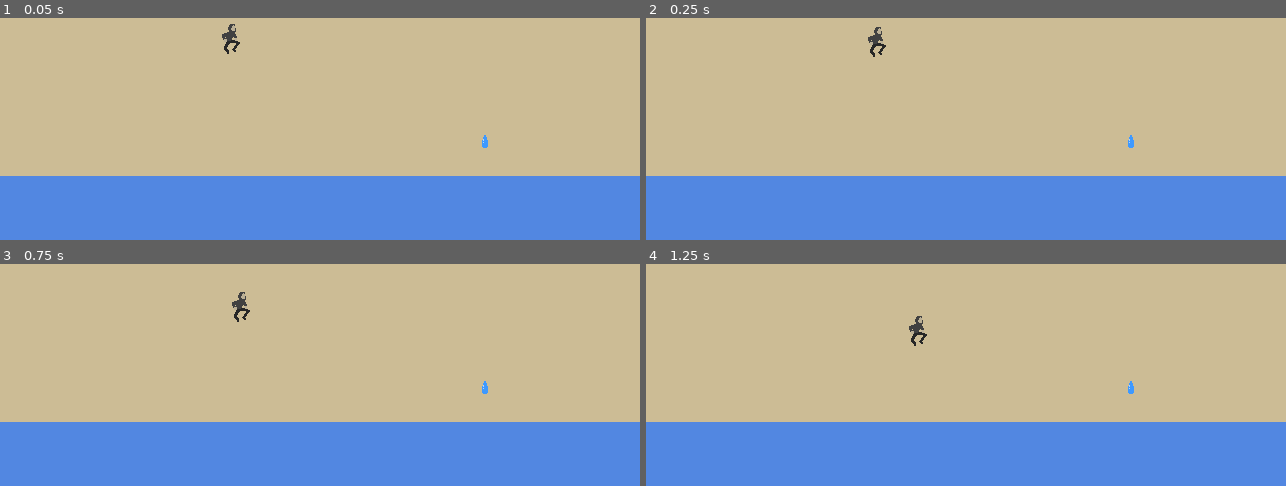
Above: before the commit, frames 1-4 (two rows, left to right).
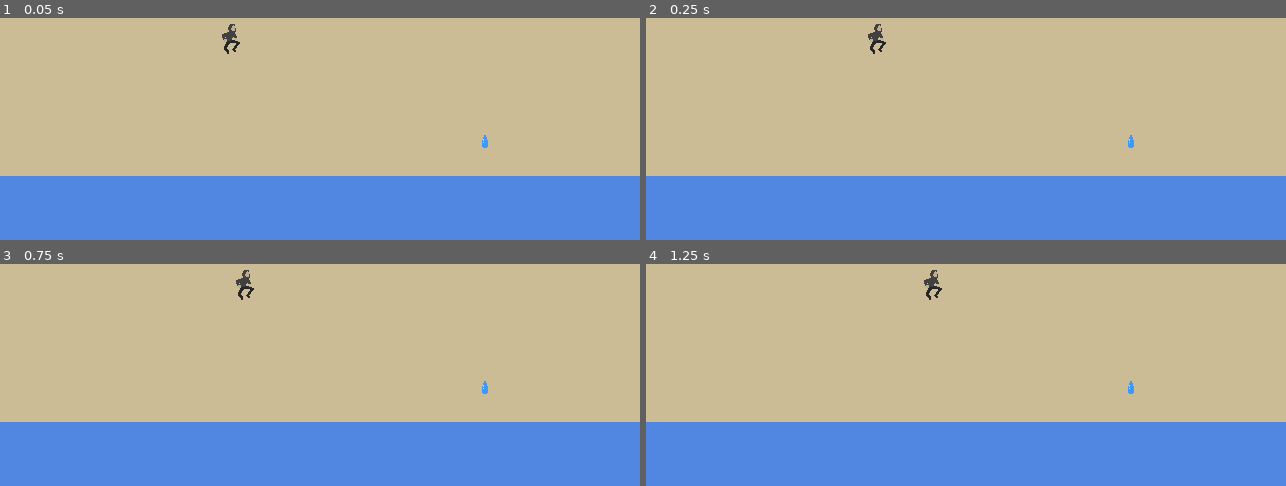
Above: after the commit, the same moments.

Repository: Aterlone/MasseyGameJam
Game: Godot game, scene res://main.tscn
The game is run twice, just before and just after one commit, with the same random seed, the same clock (stepped at 60 frames per second) and the same inputs.
Inputs:
- Up to frame 1 (0.05 s): no input
- Up to frame 2 (0.25 s): no input
- Up to frame 3 (0.75 s): hold Right (ui_right) from 0.53 s (still down)
- Up to frame 4 (1.25 s): keep holding Right (ui_right); tap Up (ui_up) at 0.77 s

Frame 1 is identical in both runs. In frame 2, 0.1% of the frame differs, in the area x 34-38%, y 2-18%; in frame 3, 0.3%; in frame 4, 0.3%, in the area x 41-47%, y 2-37%.

Commit message:
water (#4)
Co-authored-by: robot <robot>

Diff:
--- a/main.tscn
+++ b/main.tscn
@@ -34,4 +34,4 @@
 [node name="Waterdrop" parent="." instance=ExtResource("2_0xm2m")]
 position = Vector2(485, 262)
 
-[node name="Node2D" type="Node2D" parent="."]
+[node name="AreaContainer" type="Node2D" parent="."]
--- a/objects/waterdrop.gd
+++ b/objects/waterdrop.gd
@@ -2,6 +2,6 @@
 
 
 func _on_area_entered(area: Area2D) -> void:
-	if area.name == "Player":
-		area.get_node("Sprite2D").heal()
+	if area.get_parent().name == "Player":
+		area.get_parent().get_node("Sprite2D").heal()
 		queue_free()
--- a/objects/waterdrop.tscn
+++ b/objects/waterdrop.tscn
@@ -7,6 +7,8 @@
 radius = 6.08276
 
 [node name="Waterdrop" type="Area2D"]
+collision_layer = 0
+collision_mask = 2
 script = ExtResource("1_acf0c")
 
 [node name="CollisionShape2D" type="CollisionShape2D" parent="."]
--- a/player/player.gd
+++ b/player/player.gd
@@ -17,12 +17,12 @@
 
 var impulse = Vector2.ZERO # used to apply a force alongside velocity such as wall jump
 
-var GRAVITY = 80
-var jump_height = -1800 * 10
+@export var GRAVITY = 60000
+@export var jump_height = -3000000
 var gravity_jump_quotient = 0.75 # how much gravity is lessened by when jumping
 
-var run_speed_max = 3750
-var run_accel = 675
+@export var run_speed_max = 5000
+@export var run_accel = 1000
 var crouch_friction = 0.3  # rate of slow down when crouched and moving in x
 
 var wall_jump_speed_x = run_speed_max * 2
@@ -30,7 +30,7 @@
 var wall_jump_friction = 0.4
 
 var terminal_speed_x = 5800
-var terminal_speed_y = 2880
+var terminal_speed_y = 3-0000000
 
 var flag_pole = false # in flag pole mode
 var flag_pole_node = null
@@ -50,15 +50,16 @@
 func _physics_process(delta: float) -> void:
 	if Input.is_action_just_pressed("ui_cancel"): MAIN.end_level(); return
 
-
 	get_controls()
 	movement()
 
 	animate()
 
 
-
 func animate():
+
+	if joy_x != 0:
+		$Sprite2D.scale.x = joy_x
 
 	current_animation = ""
 	if is_on_floor():
@@ -73,7 +74,7 @@
 		if velocity.y > 0:
 			current_animation = "jump"
 		else:
-			current_animation = "fall"
+			current_animation = "jump"
 
 	if $AnimationPlayer.has_animation(current_animation):
 		$AnimationPlayer.play(current_animation)
--- a/player/player.tscn
+++ b/player/player.tscn
@@ -77,6 +77,9 @@
 &"stand": SubResource("Animation_2hs0m")
 }
 
+[sub_resource type="RectangleShape2D" id="RectangleShape2D_g1dw6"]
+size = Vector2(8, 32)
+
 [node name="Player" type="CharacterBody2D"]
 collision_layer = 2
 script = ExtResource("1_i3pqv")
@@ -119,3 +122,10 @@
 libraries = {
 &"": SubResource("AnimationLibrary_n7ghd")
 }
+
+[node name="ObjectDetector" type="Area2D" parent="."]
+collision_layer = 2
+collision_mask = 0
+
+[node name="CollisionShape2D" type="CollisionShape2D" parent="ObjectDetector"]
+shape = SubResource("RectangleShape2D_g1dw6")
Not shown: 1 places in player/player.tscn that only renumber resources
